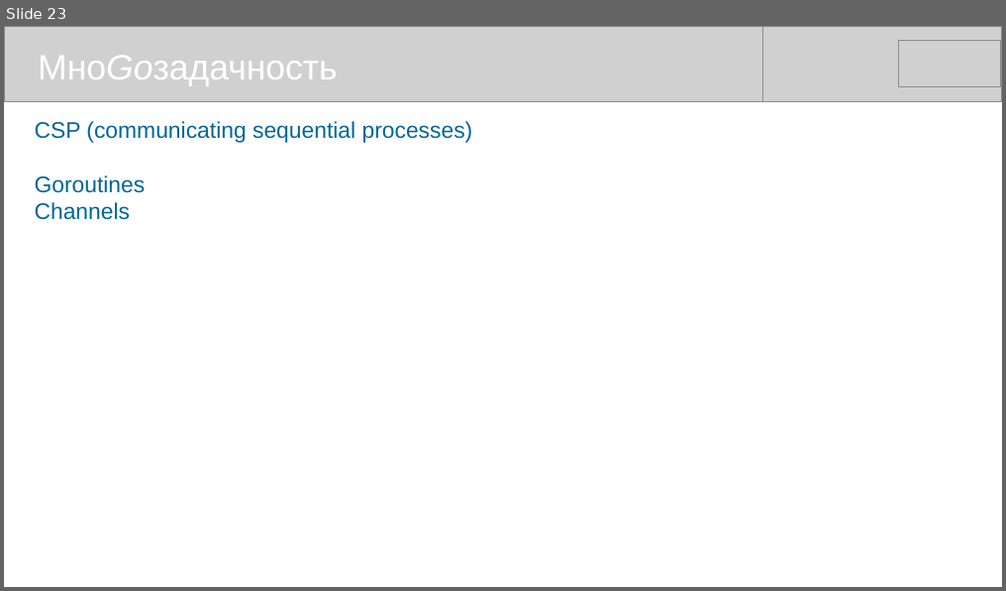
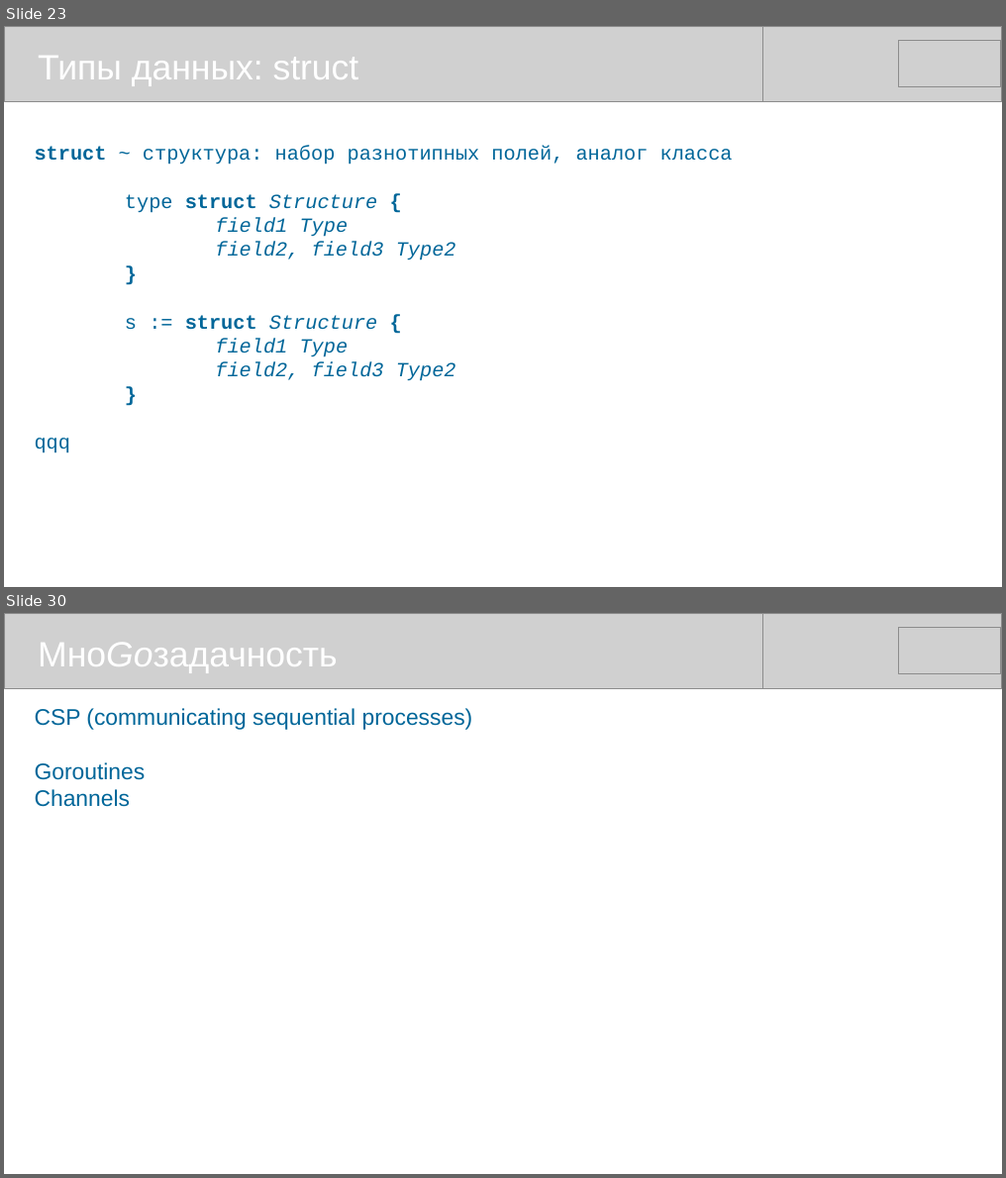
Before and after one commit to mike-shock/Go_language, a slide deck: Go_Intro.odp. Shown one above the other, each under a label of ours: slide 23 before the commit, slides 23 and 30 after it; the slides between them are not shown. The pictures are 1006x591 and 1006x1178 pixels, drawn with LibreOffice and Linux fonts; fonts in the diff are those of the drawing; grey boxes stand for pictures. Boxes give left, top, right and bottom in pixels: in the first picture for what was removed or moved away, otherwise in the second. Text is boxed around its words. In the diff, an @@ line names an element or a change of style, - is before the commit and + after.

```diff
--- a/Go_Intro.odp
+++ b/Go_Intro.odp
@@ slide 23 added at <box>4,26,1002,587</box>, background #FFFFFF @@
@@ picture added at <box>4,26,763,101</box> @@
@@ picture added at <box>243,26,1002,101</box> @@
@@ picture added at <box>899,41,1001,87</box> @@
@@ text added at <box>38,56,359,86</box>, 28 pt, text #FFFFFF @@
+Типы данных: struct
@@ text added at <box>35,146,733,454</box>, 16 pt, text #006699 @@
+struct ~ структура: набор разнотипных полей, аналог класса
+type struct Structure {
+field1 Type
+field2, field3 Type2
+}
+s := struct Structure {
+field1 Type
+field2, field3 Type2
+}
+qqq
@@ what was slide 23 is now slide 30 @@
```
Also in this commit, not shown: 14 slides changed, 7 other slides added.
